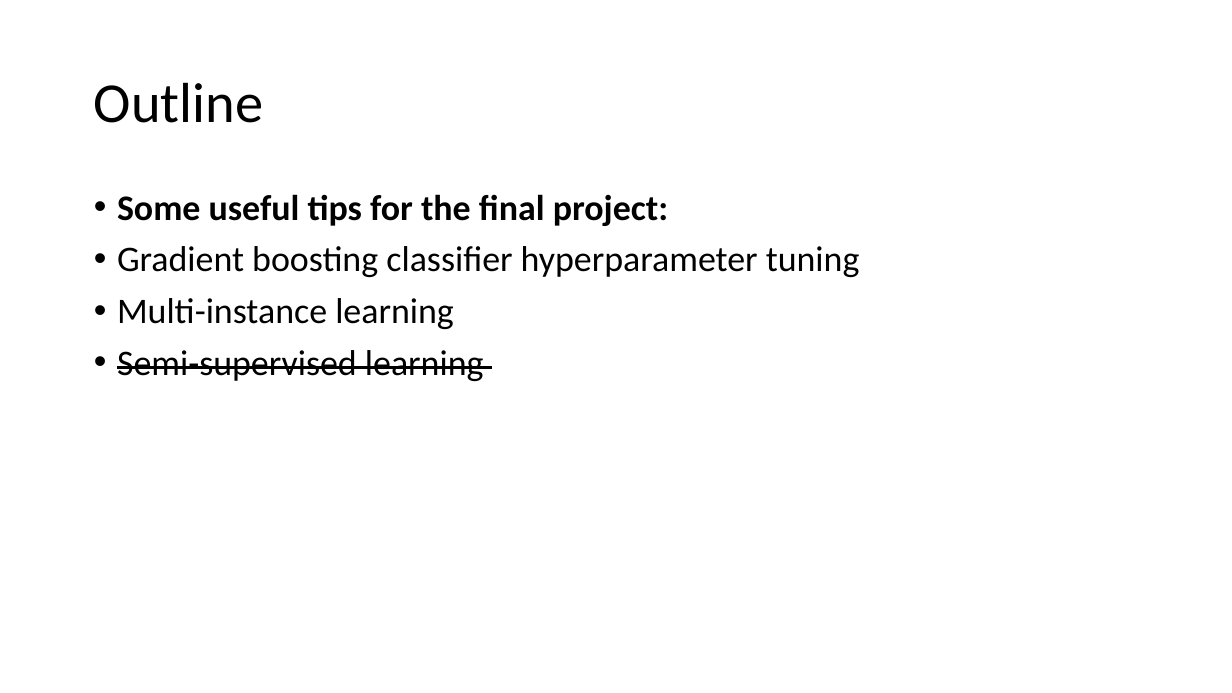
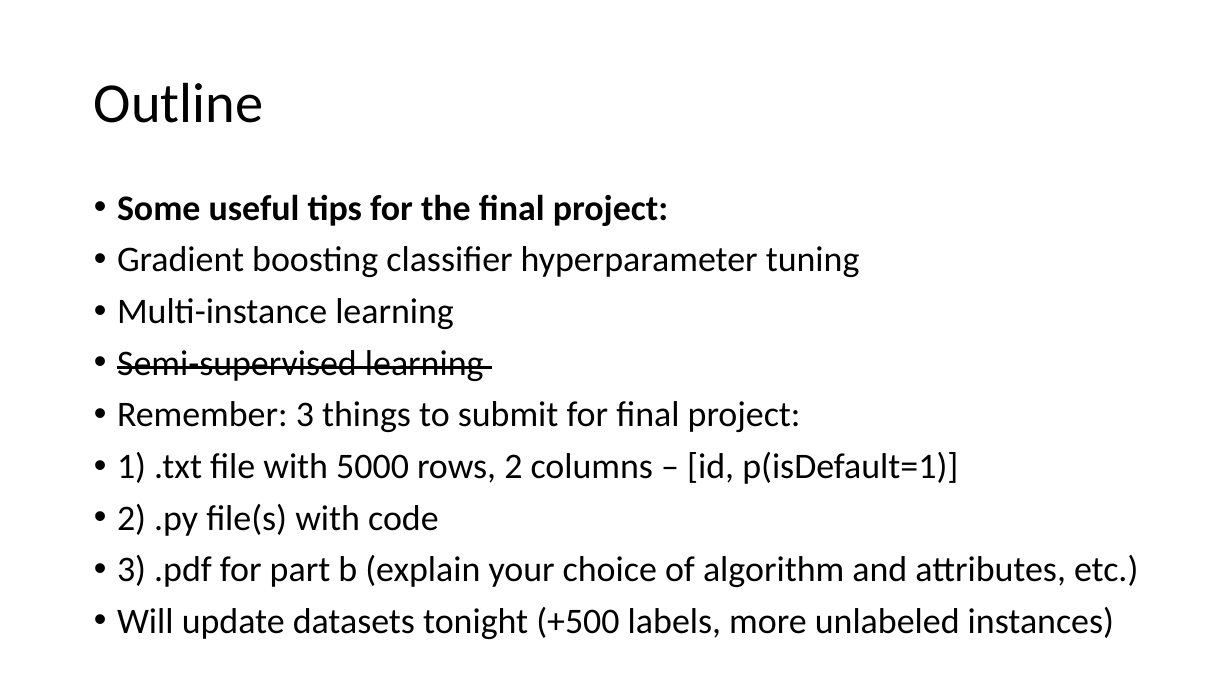
Before and after one commit to russellu/cs405, a slide deck: slide 2 of Lecture_30.pptx. Drawn at 1232x693 pixels with LibreOffice and Linux fonts; fonts in the diff are those of the drawing. Boxes give left, top, right and bottom in pixels: in the first picture for what was removed or moved away, otherwise in the second. Text is boxed around its words. In the diff, an @@ line names an element or a change of style, - is before the commit and + after.

```diff
--- a/Lecture_30.pptx
+++ b/Lecture_30.pptx
@@ text at <box>117,401,1138,639</box>: paragraphs added @@
+• Remember: 3 things to submit for final project:
+• 1) .txt file with 5000 rows, 2 columns – [id, p(isDefault=1)]
+• 2) .py file(s) with code
+• 3) .pdf for part b (explain your choice of algorithm and attributes, etc.)
+• Will update datasets tonight (+500 labels, more unlabeled instances)
```
Also in this commit, not shown: 1 other file.
